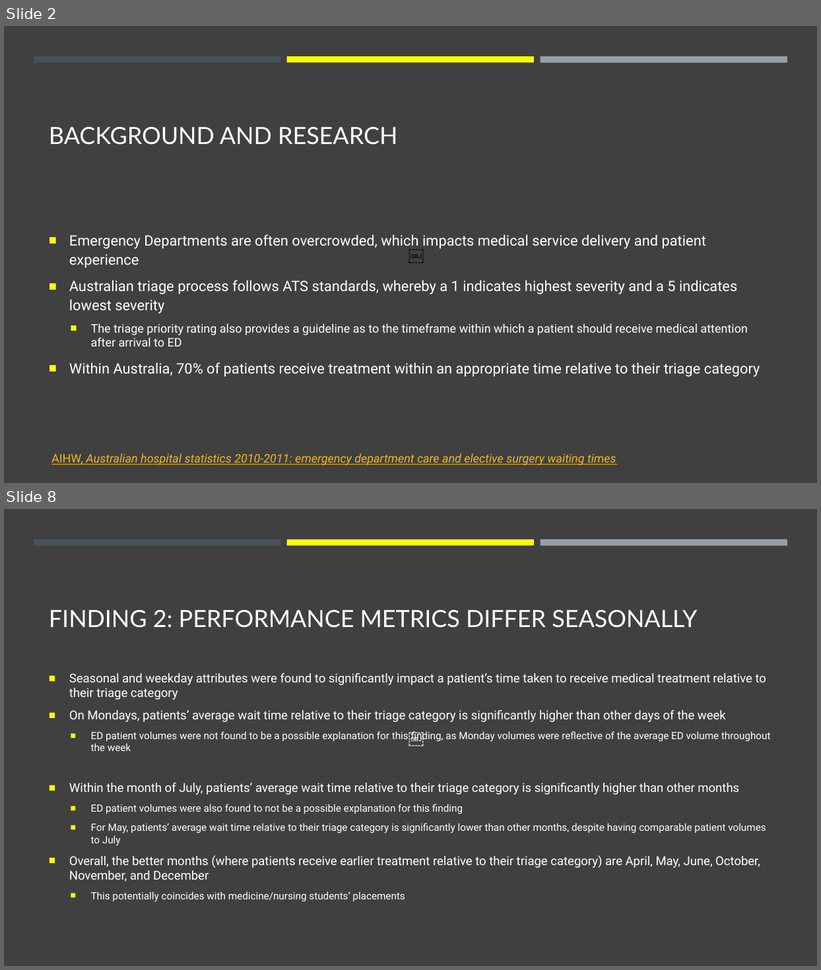
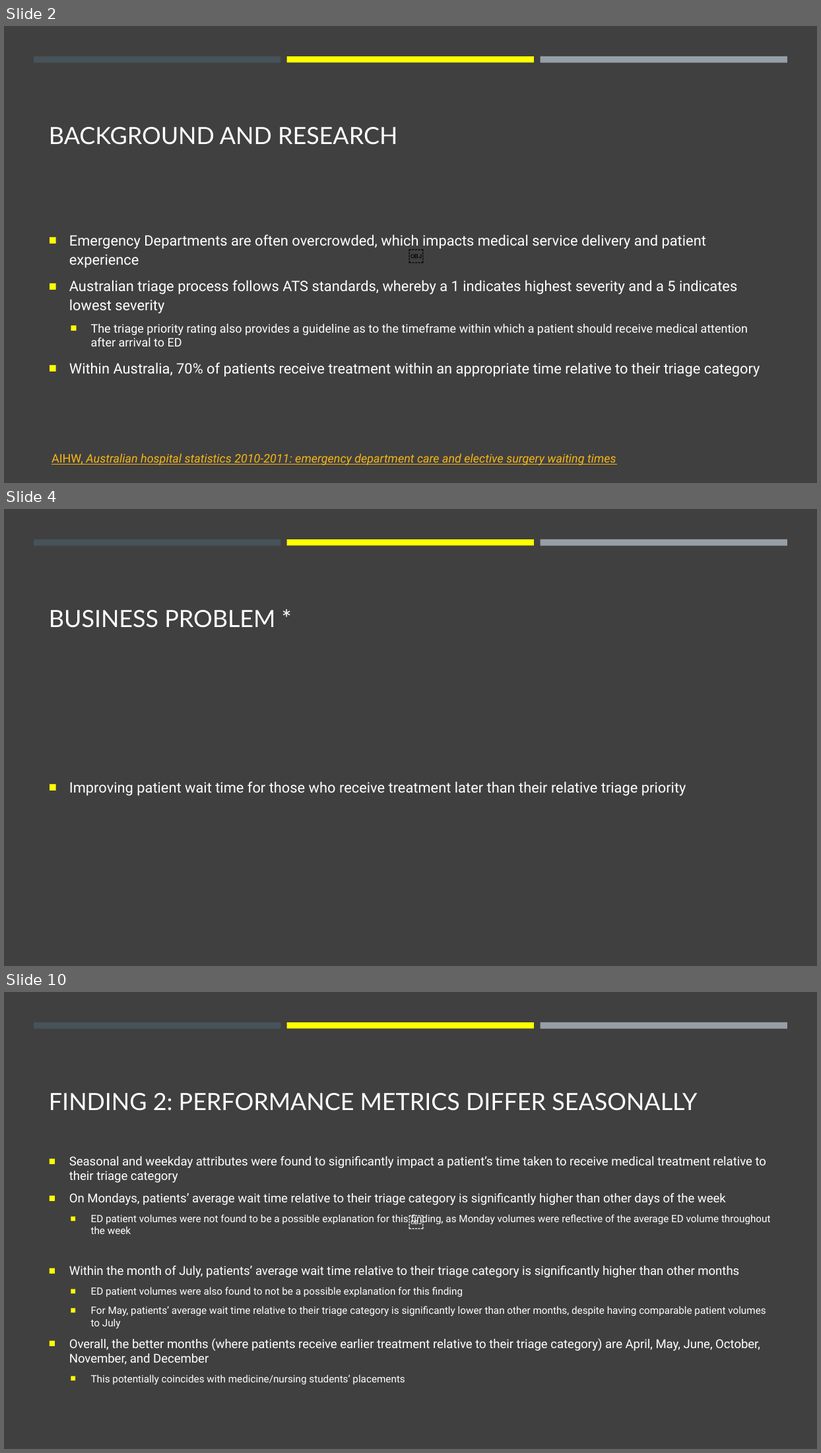
Before and after one commit to jasonnguyen3697/EY_DataChallenge, a slide deck: stuff.pptx. Shown one above the other, each under a label of ours: slides 2 and 8 before the commit, slides 2, 4 and 10 after it; the slides between them are not shown. The pictures are 821x970 and 821x1453 pixels, drawn with LibreOffice and Linux fonts; fonts in the diff are those of the drawing. Boxes give left, top, right and bottom in pixels: in the first picture for what was removed or moved away, otherwise in the second. Text is boxed around its words. In the diff, an @@ line names an element or a change of style, - is before the commit and + after.

```diff
--- a/stuff.pptx
+++ b/stuff.pptx
@@ slide 4 added at (x1=4, y1=509, x2=817, y2=966), background #404040; not listed: 3 template elements that a slide beside it also shows @@
@@ title added at (x1=49, y1=610, x2=275, y2=628), 28 pt, text #FFFFFF @@
+BUSINESS PROBLEM *
@@ text added at (x1=69, y1=782, x2=686, y2=796), 17 pt, text #FFFFFF @@
+■ Improving patient wait time for those who receive treatment later than their relative triage priority
@@ what was slide 8 is now slide 10 @@
```
Also in this commit, not shown: 5 slides changed, 1 other slide added.
